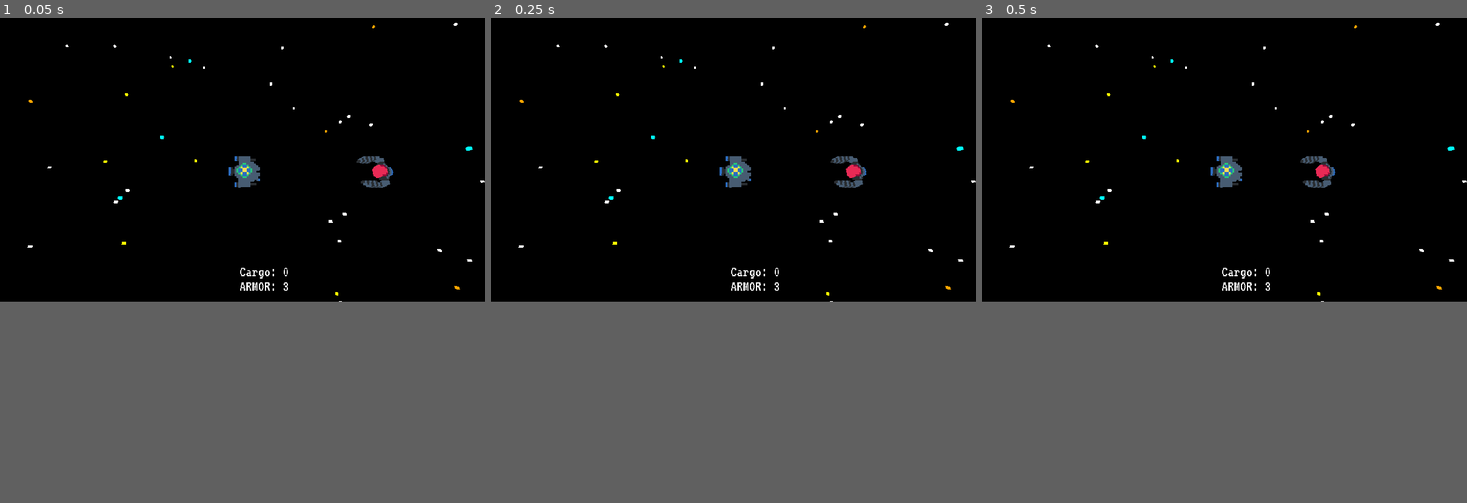
Above: before the commit, frames 1-3 (left to right).
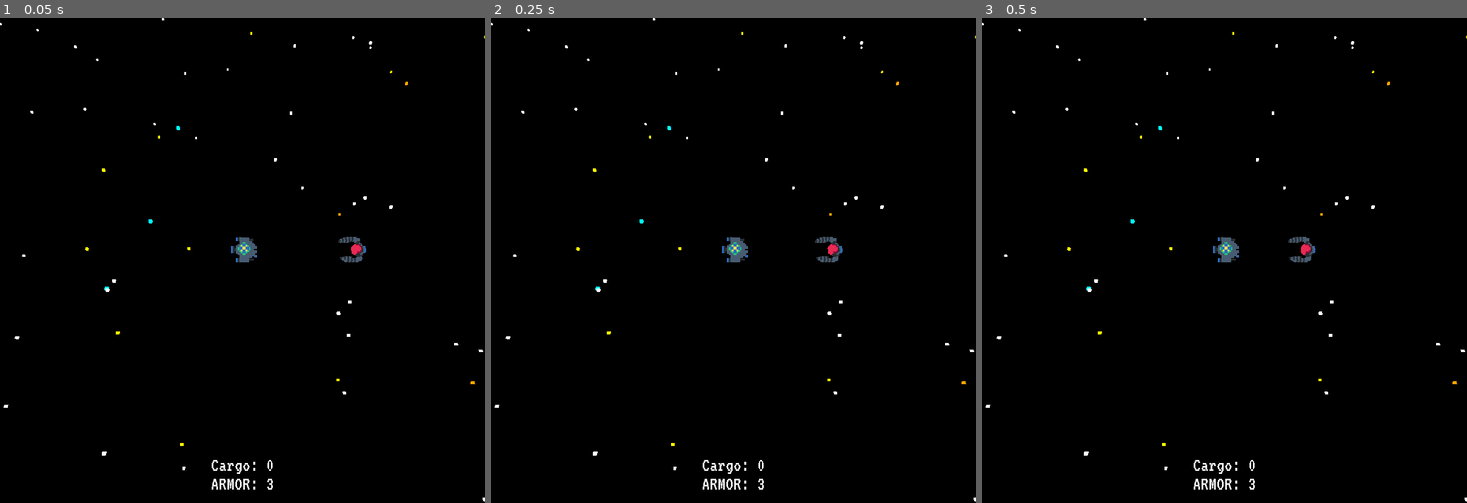
Above: after the commit, the same moments.

Repository: the-g-force/2022-January
Game: Godot game, scene res://World/World.tscn
The game is run twice, just before and just after one commit, with the same random seed, the same clock (stepped at 60 frames per second) and the same inputs.
Inputs:
- Up to frame 1 (0.05 s): no input
- Up to frame 2 (0.25 s): no input
- Up to frame 3 (0.5 s): no input
The window is 800x468 before the commit and 800x800 after it. Grey fills any space a smaller window leaves; there, only what the larger window draws over its background counts as a difference.

The runs differ from the first frame. In frame 1, 1.6% of the frame differs, in the area x 0-100%, y 0-100%; in frame 2, 1.6%; in frame 3, 1.6%.

Commit message:
Change screen size

Diff:
--- a/project/Player/Hud.tscn
+++ b/project/Player/Hud.tscn
@@ -22,20 +22,28 @@
 }
 
 [node name="CargoLabel" type="Label" parent="HUD"]
-margin_left = 506.0
-margin_top = 520.0
-margin_right = 610.0
-margin_bottom = 553.0
+anchor_left = 0.5
+anchor_top = 1.0
+anchor_right = 0.5
+anchor_bottom = 1.0
+margin_left = -52.0
+margin_top = -79.0
+margin_right = 52.0
+margin_bottom = -44.0
 text = "Cargo: 0"
 __meta__ = {
 "_edit_use_anchors_": false
 }
 
 [node name="ArmorLabel" type="Label" parent="HUD"]
-margin_left = 506.0
-margin_top = 551.0
-margin_right = 610.0
-margin_bottom = 584.0
+anchor_left = 0.5
+anchor_top = 1.0
+anchor_right = 0.5
+anchor_bottom = 1.0
+margin_left = -52.0
+margin_top = -48.0
+margin_right = 52.0
+margin_bottom = -15.0
 text = "Armor: X"
 __meta__ = {
 "_edit_use_anchors_": false
--- a/project/World/World.tscn
+++ b/project/World/World.tscn
@@ -19,6 +19,7 @@
 
 [node name="World" type="Spatial"]
 script = ExtResource( 3 )
+camera_vertical_offset = 80
 
 [node name="WorldEnvironment" type="WorldEnvironment" parent="."]
 environment = SubResource( 1 )
@@ -31,7 +32,7 @@
 transform = Transform( 1, 0, 0, 0, 1, 0, 0, 0, 1, -500, 0, -500 )
 
 [node name="Camera" type="Camera" parent="."]
-transform = Transform( 1, 0, 0, 0, 0.34202, 0.939693, 0, -0.939693, 0.34202, 0, 100, 0 )
+transform = Transform( 1, 0, 0, 0, 0.34202, 0.939693, 0, -0.939693, 0.34202, 0, 200, 0 )
 far = 1000.0
 __meta__ = {
 "_edit_lock_": true
--- a/project/project.godot
+++ b/project/project.godot
@@ -23,6 +23,13 @@
 config/name="2022-January"
 run/main_scene="res://World/World.tscn"
 config/icon="res://icon.png"
+
+[display]
+
+window/size/width=800
+window/size/height=800
+window/stretch/mode="2d"
+window/stretch/aspect="keep"
 
 [input]
 
